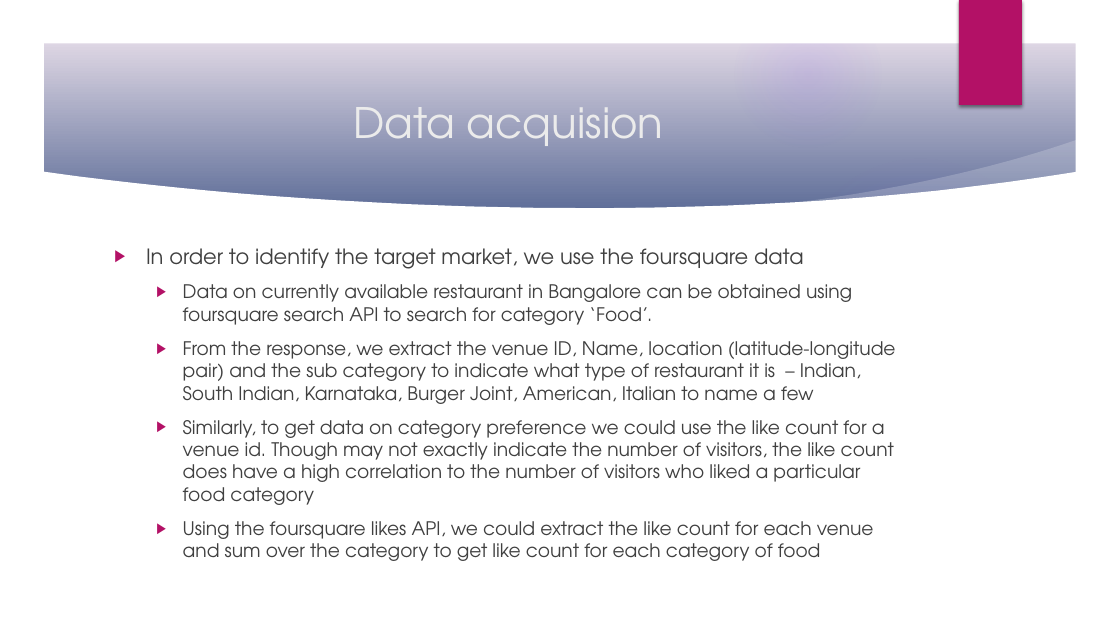
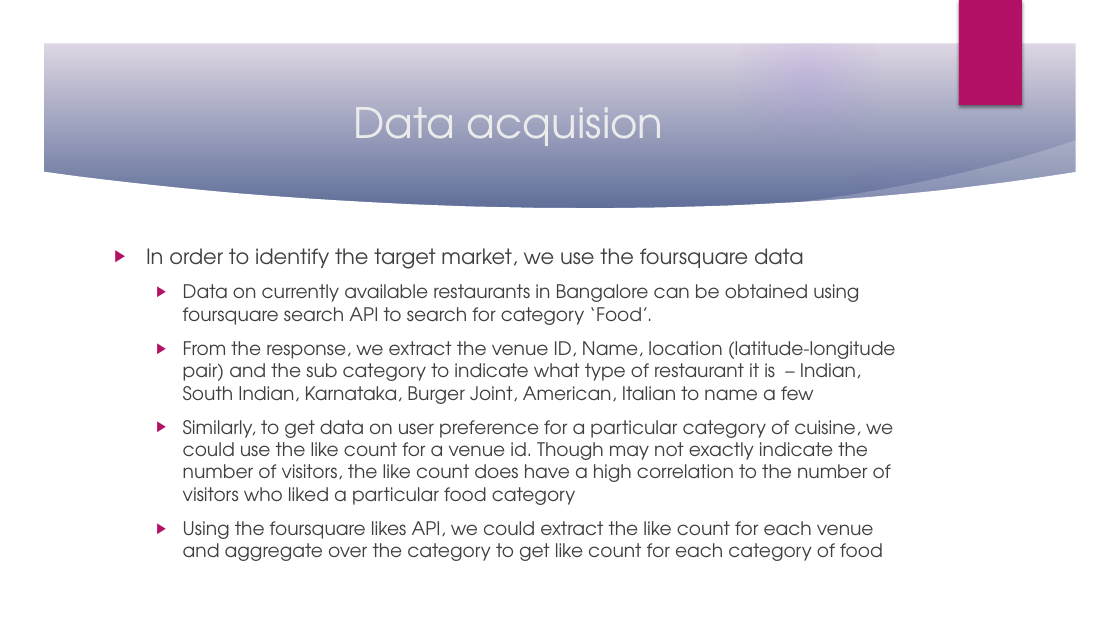
Before and after one commit to UPriyadharshini/Coursera_Capstone, a slide deck: slide 5 of Coursera_Capstone_Final.pptx. Drawn at 1120x630 pixels with LibreOffice and Linux fonts; fonts in the diff are those of the drawing; background and template pictures are left out. Boxes give left, top, right and bottom in pixels: in the first picture for what was removed or moved away, otherwise in the second. Text is boxed around its words. In the diff, an @@ line names an element or a change of style, - is before the commit and + after.

```diff
--- a/Coursera_Capstone_Final.pptx
+++ b/Coursera_Capstone_Final.pptx
@@ text at <box>183,284,859,325</box>: text changed @@
-  ▶ Data on currently available restaurant in Bangalore can be obtained using foursquare search API to search for category ‘Food’.
+  ▶ Data on currently available restaurants in Bangalore can be obtained using foursquare search API to search for category ‘Food’.
@@ text at <box>183,420,893,561</box>: text changed @@
-  ▶ Similarly, to get data on category preference we could use the like count for a venue id. Though may not exactly indicate the number of visitors, the like count does have a high correlation to the number of visitors who liked a particular food category
-  ▶ Using the foursquare likes API, we could extract the like count for each venue and sum over the category to get like count for each category of food
+  ▶ Similarly, to get data on user preference for a particular category of cuisine, we could use the like count for a venue id. Though may not exactly indicate the number of visitors, the like count does have a high correlation to the number of visitors who liked a particular food category
+  ▶ Using the foursquare likes API, we could extract the like count for each venue and aggregate over the category to get like count for each category of food
```
Also in this commit, not shown: 10 other slides changed, 2 other files.
